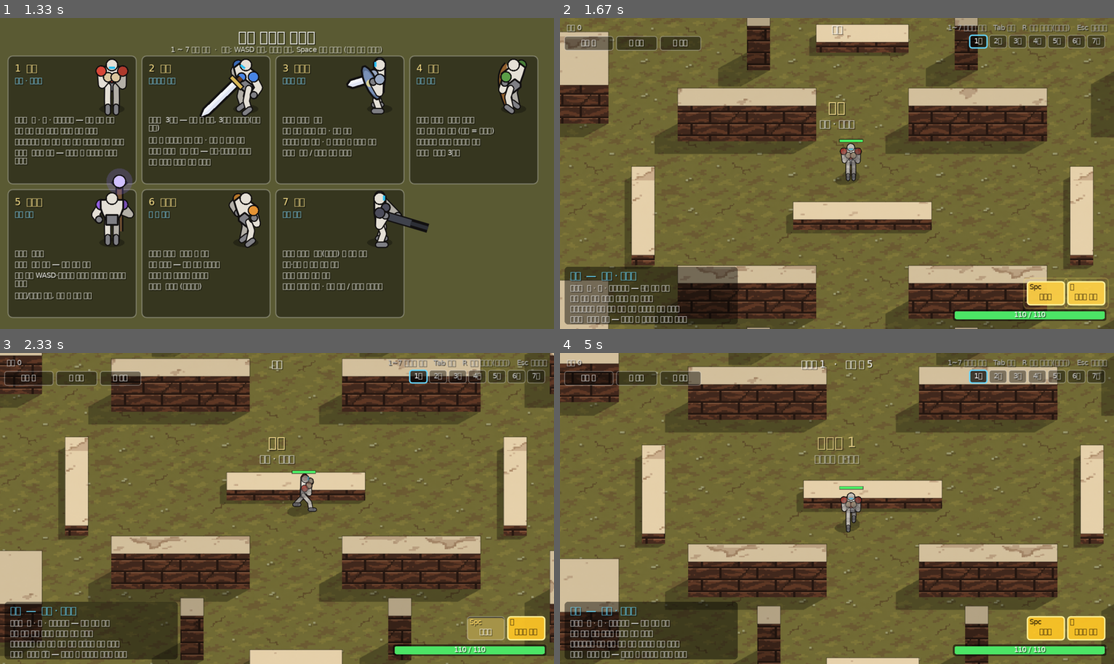
Above: before the commit, frames 1-4 (two rows, left to right).
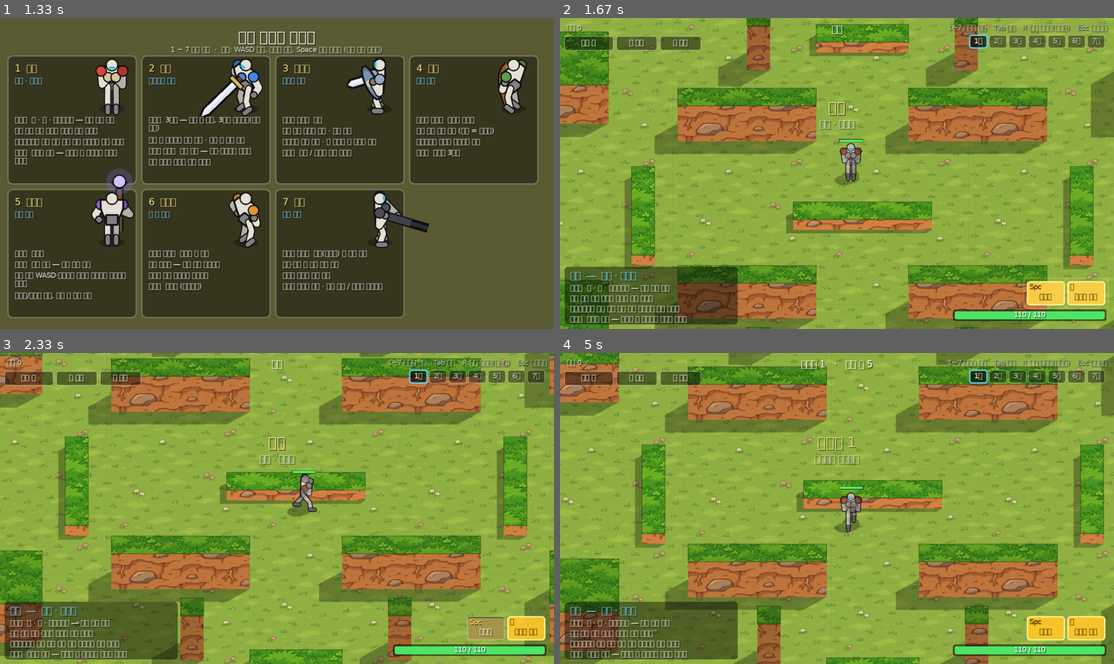
Above: after the commit, the same moments.

Repository: kaino0404-collab/quarterview-action-game
Game: LÖVE game, started from main.lua
Same seed, same stepped clock (60 frames per second), same inputs: the game is played once before the commit and once after it.
Inputs (mouse positions are in pixels of both pictures, inside the frame that each line leads up to):
- Up to frame 1 (1.33 s): hold Right 0.33-0.8 s
- Up to frame 2 (1.67 s): click "1 맨손" at 1.38 s
- Up to frame 3 (2.33 s): tap Space at 1.67 s; hold Right from 2 s (still down); move the mouse to (105, 580) at 2.03 s
- Up to frame 4 (5 s): release Right at 2.47 s; hold Left 2.5-3.03 s; move the mouse to (1041, 617) at 2.53 s; hold Down 3.07-3.37 s; move the mouse to (692, 393) at 3.1 s; hold Left 3.4-3.8 s; move the mouse to (637, 499) at 3.43 s; hold Up 3.83-4.2 s; move the mouse to (842, 539) at 3.87 s; hold Right 4.23-4.87 s; move the mouse to (820, 455) at 4.27 s; hold Down from 4.9 s (still down); move the mouse to (759, 443) at 4.93 s

Frame 1 is identical in both runs. In frame 2, 96% of the frame differs, in the area x 0-100%, y 0-100%; in frame 3, 96%; in frame 4, 96%.

Commit message:
배경과 적을 메이플풍 만화 SD 그림으로 바꿈
- 배경 질감: 도트(올리브 흙·베이지 사암·갈색 벽돌) → 만화 풀밭·풀 덮인 윗면·흙 절벽 (힉스필드, 1024 → 256px)
- BG_DOT 2 → 1, 질감 필터 nearest → linear (덮는 크기 6.4m 그대로), 맵 바깥 색 어두운 올리브 → 짙은 숲색
- 적 3종 마네킹 → 8방향 SD 스프라이트 (칼잡이 = 빨간 여우 산적, 총잡이 = 개구리 총사, 돌격병 = 뿔 곰 오우거)
  sprite/enemy_*.png 칸 160x120 x 8, 발 (80,116), 크기 SPR.e.px .5 (약 54 / 51 / 73px)
- 적 동작: 걷기 통통 뛰기 5px, 준비 움츠림 + 빨간 깜빡, 공격 늘어나며 앞으로 기욺, 맞으면 움찔, 날아가면 벌러덩, 시체 뒤로 넘어감
- 칼잡이 휘두르기에 흰 칼바람 부채꼴 (반경 = 공격 범위)
- 예전 도트 그림은 bg/도트_예전/, 시안 원본은 컨셉/메이플풍/ (힉스필드 12.75 크레딧)

다음: 유저 플레이 피드백, 주인공 공룡도 같은 만화 SD 로 다시 뽑을지 결정

Co-Authored-By: Claude Opus 5.5 <noreply@anthropic.com>

Diff:
--- a/main.lua
+++ b/main.lua
@@ -1457,7 +1457,7 @@
   local kb = e.lastKb or 6
   local sp = (5 + kb * .5) / e.T.mass ^ .4
   corpses[#corpses + 1] = {
-    T = e.T, x = e.x, y = e.y, z = 0, r = e.r * .8,
+    T = e.T, kind = e.kind, x = e.x, y = e.y, z = 0, r = e.r * .8,
     vx = dx * sp, vy = dy * sp, vz = 3.5 + kb * .15,
     face = atan2(-dy, -dx),            -- 맞은 쪽을 보며 뒤로 넘어간다
     t = 0, fall = 0, walk = e.walk, spin = (rnd() - .5) * 2,
@@ -1906,7 +1906,8 @@
 --   wall_front 벽 앞면 (정면에서 본 것, 그림 아래쪽이 땅)
 -- 도트 그림: 그림 1픽셀(도트 한 칸) = 화면 BG_DOT 픽셀 (960x540 기준), 흐리지 않게 nearest 로 그린다.
 --   그래서 그림 한 장이 덮는 크기(미터) BG_M 은 그림 크기에서 정해진다: 128px 그림 → 6.4m (캐릭터 키 약 1.8m)
-local BG_DOT = 2
+-- (2026-11-23 메이플풍 만화 질감으로 바꿈: 1024 그림을 256px 로 줄여 넣고, 1픽셀 = 화면 1px, 부드럽게(linear). 256px → 6.4m)
+local BG_DOT = 1
 local BG_NAMES = { "floor", "wall_top", "wall_front" }
 local BG_M = {}
 local bgtex = {}
@@ -1919,7 +1920,7 @@
         local ok, img = pcall(lg.newImage, path)
         if ok then
           img:setWrap("repeat", "repeat")
-          img:setFilter("nearest", "nearest")
+          img:setFilter("linear", "linear")
           bgtex[name] = img
           BG_M[name] = img:getWidth() * BG_DOT / S
           print(("배경 질감 읽음: %s (%dpx = %.1fm)"):format(path, img:getWidth(), BG_M[name]))
@@ -2018,7 +2019,8 @@
 end
 
 local function drawGround()
-  lg.setColor(.24, .25, .15)
+  -- 맵 바깥: 질감이 있으면(메이플풍 풀밭) 짙은 숲색, 없으면 예전 어두운 올리브
+  if bgtex.floor then lg.setColor(.13, .27, .14) else lg.setColor(.24, .25, .15) end
   lg.rectangle("fill", (cam.x - 40) * S, (cam.y - 40) * KY * S, 80 * S, 80 * KY * S)
   local x0, y0 = proj(1, 1)
   local x1, y1 = proj(MAPW + 1, MAPH + 1)
@@ -2245,6 +2247,33 @@
   lg.setColor(1, 1, 1, 1)
 end
 
+-- 적 (메이플풍 SD 만화, sprite/enemy_<kind>.png): 칸 160x120 x 8칸 (S, SE, E, NE, N, NW, W, SW), 발 = (80, 116)
+--   원본은 컨셉/메이플풍/<종류>_SD.png (나노 바나나 8방향 시트). 걷기·공격 그림은 따로 없고
+--   한 장을 통통 튀기고, 눌렀다 늘이고, 기울여서 움직인다.
+SPR.e = { w = 160, h = 120, fx = 80, fy = 116, px = .5, img = {}, q = {} }
+function SPR.loadEnemies()
+  for _, k in ipairs({ "sword", "gun", "brute" }) do
+    local path = "sprite/enemy_" .. k .. ".png"
+    local ok, img = pcall(lg.newImage, path)
+    if ok then
+      img:setFilter("linear", "linear")
+      local iw, ih = img:getDimensions()
+      local q = {}
+      for c = 1, 8 do q[c] = lg.newQuad((c - 1) * SPR.e.w, 0, SPR.e.w, SPR.e.h, iw, ih) end
+      SPR.e.img[k], SPR.e.q[k] = img, q
+      print("적 스프라이트 읽음: " .. path)
+    end
+  end
+end
+-- kind 의 a 방향 그림을 화면 (sx, sy) 발 위치에. sxk, syk = 가로·세로 늘이기, rot = 발 기준 기울기
+function SPR.enemyQuad(kind, a, sx, sy, size, sxk, syk, rot, r, g, b, al)
+  local E = SPR.e
+  local col = SPR.row[SPR.order[floor(a / (pi / 4) + .5) % 8 + 1]]
+  local s = E.px * size
+  lg.setColor(r, g, b, al)
+  lg.draw(E.img[kind], E.q[kind][col], sx, sy, rot, s * sxk, s * syk, E.fx, E.fy)
+end
+
 local heroO = {}
 local function drawPlayer(alphaMul)
   local p = player
@@ -2277,8 +2306,94 @@
   if SPR.img and p.style.id == "blade" and p.sw and not p.sw.spin then SPR.slash(p, alphaMul or 1) end
 end
 
+-- 스프라이트 적: 상태마다 눌림·늘어남·기울기로 동작을 보여 준다
+function SPR.drawEnemy(e)
+  local T, st, k, tm = e.T, e.state, e.kind, realTime
+  local a = (e.kind == "gun" and st == "windup") and e.aim or e.face
+  if e.fly then
+    -- 날아가는 중: 맞은 쪽을 보며 뒤로 벌러덩 기운 채 흔들린다
+    a = atan2(-e.fly.vy, -e.fly.vx)
+    local sx, sy = proj(e.x, e.y, e.z)
+    local side = cos(a) >= 0 and -1 or 1
+    SPR.enemyQuad(k, a, sx, sy, T.size, 1, 1, side * (1.0 + sin(tm * 18) * .25), 1, .7, .7, 1)
+    return
+  end
+  local dx = cos(a)                         -- 화면에서 앞쪽이 오른쪽(+)/왼쪽(-)
+  local sxk, syk, rot, lift = 1, 1, 0, 0
+  if e.moving then
+    -- 통통 튀며 걷기 (걸음 한 번에 한 번 뜀) + 좌우로 뒤뚱
+    local ph = e.walk * 2.1
+    local h = abs(sin(ph))
+    lift = h * 5 * T.size
+    syk, sxk = 1 + .05 * h, 1 - .03 * h
+    rot = sin(ph) * .07 + dx * .06
+  else
+    local b = sin(tm * 3 + e.x * 1.7)
+    syk, sxk = 1 + .025 * b, 1 - .015 * b
+  end
+  local glow = 0
+  if st == "windup" or st == "slamWind" then
+    -- 준비: 몸을 움츠리고 뒤로 젖힌다 + 빨갛게 번쩍
+    sxk, syk, rot = 1.1, .88, -dx * .2
+    glow = .35 + .25 * sin(tm * 30)
+  elseif st == "dash" then
+    sxk, syk, rot = 1.12, .9, dx * .3
+  elseif st == "swing" or st == "slam" then
+    sxk, syk, rot = .92, 1.12, dx * .25
+  elseif st == "recover" then
+    sxk, syk, rot = 1.05, .94, dx * .12
+  end
+  if e.stun > 0 then rot = rot + sin(tm * 12) * .14 end
+  if (e.hitT or 0) > 0 then
+    -- 맞으면 맞은 방향으로 움찔 (덩치 큰 돌격병은 덜)
+    local kk = 1 - e.hitT / HIT_FLINCH
+    local amt = sin(min(1, kk * 1.6) * pi) * (1 - kk * .4) * ((k == "brute") and .5 or 1)
+    rot = rot + (e.lastDx or -dx) * .35 * amt
+    syk, sxk = syk - .12 * amt, sxk + .08 * amt
+  end
+  local sx, sy = proj(e.x, e.y, 0)
+  local fl = e.flash > 0
+  SPR.enemyQuad(k, a, sx, sy - lift, T.size, sxk, syk, rot, 1, fl and .5 or 1, fl and .5 or 1, 1)
+  if glow > 0 or fl then
+    lg.setBlendMode("add")
+    SPR.enemyQuad(k, a, sx, sy - lift, T.size, sxk, syk, rot, 1, fl and .8 or .15, fl and .8 or .1, fl and .45 or glow)
+    lg.setBlendMode("alpha")
+  end
+  -- 칼잡이 휘두르기: 앞쪽 부채꼴로 흰 칼바람
+  if st == "swing" and k == "sword" then
+    local t = min(1, 1 - e.t / .16)
+    local R, N = T.range, 14
+    local a0, a1 = a + 1.1, a - 1.1
+    local head = a0 + (a1 - a0) * t
+    lg.setBlendMode("add")
+    for i = 1, N do
+      local b0, b1 = a0 + (head - a0) * (i - 1) / N, a0 + (head - a0) * i / N
+      local w0, w1 = R * .4 * ((i - 1) / N) ^ .8, R * .4 * (i / N) ^ .8
+      local p1x, p1y = proj(e.x + cos(b0) * R, e.y + sin(b0) * R, .45)
+      local p2x, p2y = proj(e.x + cos(b1) * R, e.y + sin(b1) * R, .45)
+      local p3x, p3y = proj(e.x + cos(b1) * (R - w1), e.y + sin(b1) * (R - w1), .45)
+      local p4x, p4y = proj(e.x + cos(b0) * (R - w0), e.y + sin(b0) * (R - w0), .45)
+      lg.setColor(1, .85, .75, .15 + .55 * i / N)
+      lg.polygon("fill", p1x, p1y, p2x, p2y, p3x, p3y, p4x, p4y)
+    end
+    lg.setBlendMode("alpha")
+  end
+  lg.setColor(1, 1, 1, 1)
+end
+-- 스프라이트 시체: 맞은 반대쪽으로 벌러덩 넘어가며 어두워지고 사라진다
+function SPR.drawCorpse(c)
+  local al = c.t > 2.4 and max(0, 1 - (c.t - 2.4) / .8) or 1
+  local sx, sy = proj(c.x, c.y, c.z)
+  local side = cos(c.face) >= 0 and -1 or 1
+  local f = c.t < .08 and 1 or .72
+  SPR.enemyQuad(c.kind, c.face, sx, sy, c.T.size, 1, 1 - .12 * c.fall, side * c.fall * 1.45 + c.spin * c.fall * .3,
+    f, f * .85, f * .85, al)
+  lg.setColor(1, 1, 1, 1)
+end
+
 local enemyO = {}
 local function drawEnemy(e)
+  if SPR.e.img[e.kind] then return SPR.drawEnemy(e) end
   local T = e.T
   local o = enemyO
   o.tm, o.fl = realTime, e.flash > 0
@@ -2352,6 +2467,7 @@
 
 local corpseO = {}
 local function drawCorpse(c)
+  if c.kind and SPR.e.img[c.kind] then return SPR.drawCorpse(c) end
   local o = corpseO
   local a = c.t > 2.4 and max(0, 1 - (c.t - 2.4) / .8) or 1
   o.tm, o.fl = realTime, c.t < .08
@@ -2723,6 +2839,7 @@
   makeSounds()
   loadBgTextures()
   SPR.load()
+  SPR.loadEnemies()
   beamSrc = sfx.beam
   shadowCanvas = lg.newCanvas(W, H)
   newGame()
Binary file changed: bg/floor.png
Binary file changed: bg/wall_front.png
Binary file changed: bg/wall_top.png
Binary file added: bg/도트_예전/floor.png
Binary file added: bg/도트_예전/wall_front.png
Binary file added: bg/도트_예전/wall_top.png
Binary file added: sprite/enemy_brute.png
Binary file added: sprite/enemy_gun.png
Binary file added: sprite/enemy_sword.png
Binary file added: 컨셉/메이플풍/floor_만화.png
Binary file added: 컨셉/메이플풍/floor_원본.png
Binary file added: 컨셉/메이플풍/wall_front_원본.png
(and 10 more such lines)
